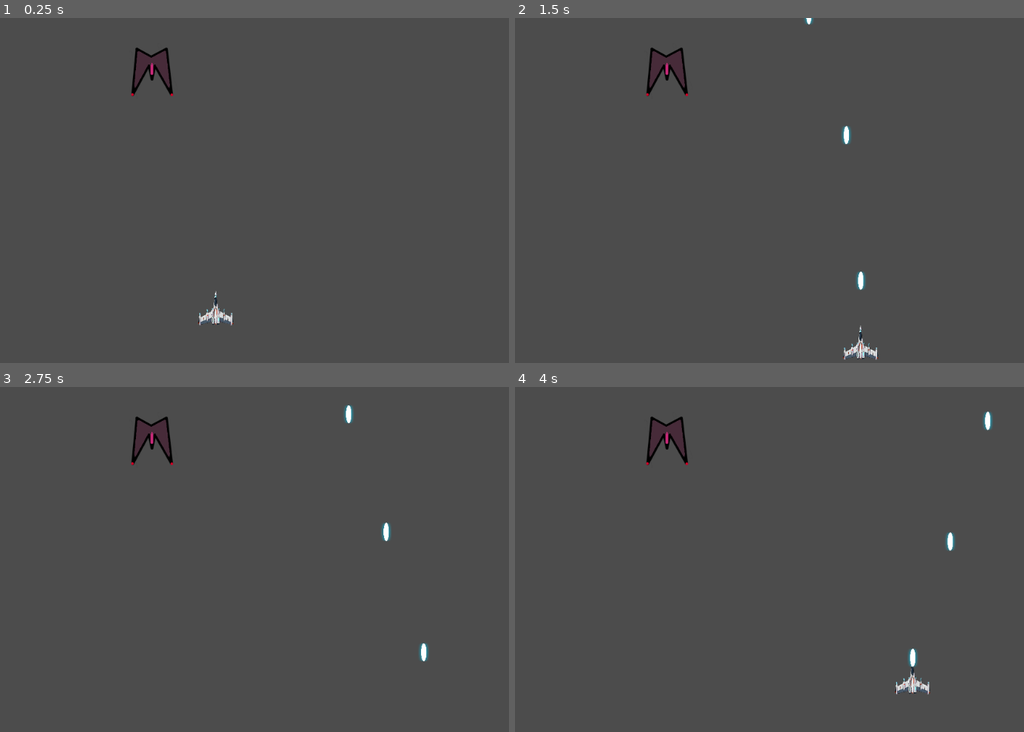
Above: before the commit, frames 1-4 (two rows, left to right).
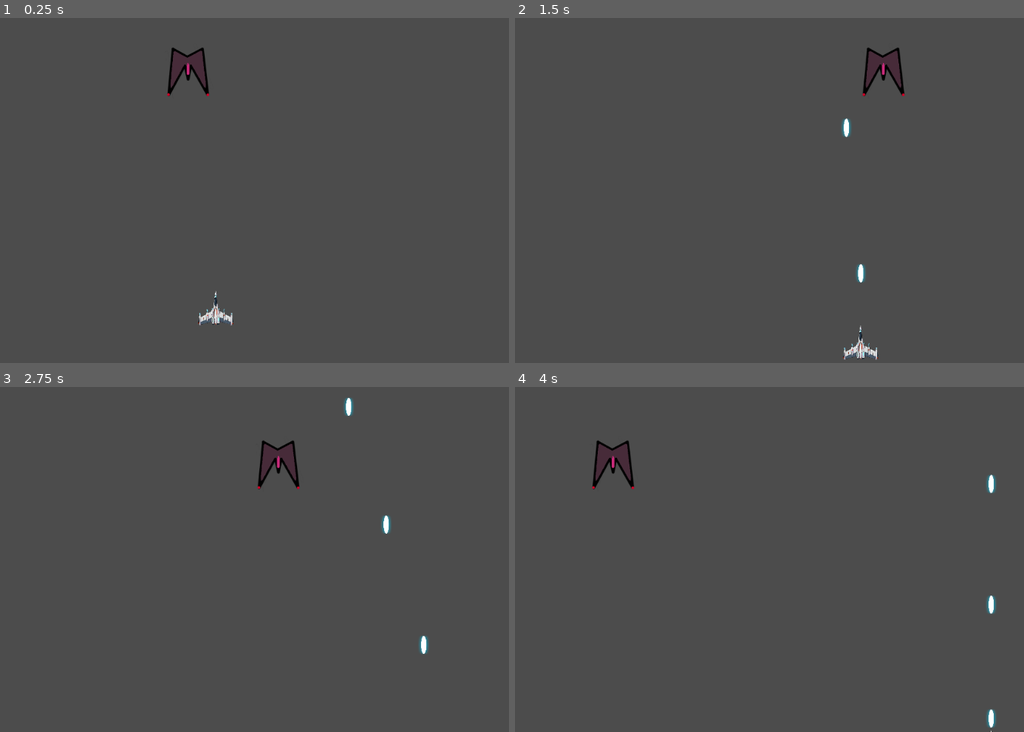
Above: after the commit, the same moments.

Repository: ScanlineStudios/DatingSim
Game: Godot game, scene res://galaga/galaga.tscn
Two runs of this game, one before a commit and one after it. Both use one fixed random seed, a clock stepped at 60 frames per second and the inputs below.
Inputs:
- Up to frame 1 (0.25 s): no input
- Up to frame 2 (1.5 s): hold D (move_right) 0.53-1.28 s; hold Space (fire) 0.53-1.28 s; hold S (move_down) from 1.28 s (still down); tap Space (fire) at 1.35 s
- Up to frame 3 (2.75 s): release S (move_down) at 2.03 s; hold D (move_right) from 2.03 s (still down); hold Space (fire) from 2.03 s (still down)
- Up to frame 4 (4 s): release D (move_right) at 2.78 s; release Space (fire) at 2.78 s; hold W (move_up) 2.78-3.53 s; tap Space (fire) at 2.85 s; hold A (move_left) from 3.53 s (still down); hold Space (fire) from 3.53 s (still down)

The runs differ from the first frame. In frame 1, 1.2% of the frame differs, in the area x 25-42%, y 8-23%; in frame 2, 1.5%; in frame 3, 1.6%; in frame 4, 2.1%, in the area x 15-95%, y 7-100%.

Commit message:
Moving enemy, shot explosion

Diff:
--- /dev/null
+++ b/galaga/Explosion0.gd
@@ -0,0 +1,4 @@
+extends AnimatedSprite
+
+func _on_Explosion0_animation_finished():
+	queue_free()
--- /dev/null
+++ b/galaga/Explosion0.tscn
@@ -0,0 +1,21 @@
+[gd_scene load_steps=4 format=2]
+
+[ext_resource path="res://galaga/explosion.png" type="Texture" id=1]
+[ext_resource path="res://galaga/Explosion0.gd" type="Script" id=2]
+
+[sub_resource type="SpriteFrames" id=1]
+animations = [ {
+"frames": [ ExtResource( 1 ), ExtResource( 1 ), ExtResource( 1 ), ExtResource( 1 ), ExtResource( 1 ) ],
+"loop": true,
+"name": "default",
+"speed": 5.0
+} ]
+
+[node name="Explosion0" type="AnimatedSprite"]
+scale = Vector2( 0.25, 0.25 )
+frames = SubResource( 1 )
+frame = 1
+speed_scale = 2.0
+playing = true
+script = ExtResource( 2 )
+[connection signal="animation_finished" from="." to="." method="_on_Explosion0_animation_finished"]
--- a/galaga/Galaga.tscn
+++ /dev/null
@@ -1,21 +0,0 @@
-[gd_scene load_steps=4 format=2]
-
-[ext_resource path="res://galaga/player/GalagaShip.tscn" type="PackedScene" id=1]
-[ext_resource path="res://galaga/enemies/Enemy0.tscn" type="PackedScene" id=2]
-
-[sub_resource type="TileSet" id=1]
-
-[node name="Galaga" type="Node2D"]
-
-[node name="TileMap" type="TileMap" parent="."]
-tile_set = SubResource( 1 )
-format = 1
-
-[node name="GalagaShip" parent="." instance=ExtResource( 1 )]
-position = Vector2( 504.344, 504.344 )
-bullet_speed = 1000
-
-[node name="Enemy0" parent="." instance=ExtResource( 2 )]
-position = Vector2( 396.15, 92.1501 )
-scale = Vector2( 0.5, 0.5 )
-motion/sync_to_physics = true
--- /dev/null
+++ b/galaga/enemies/Enemy0.gd
@@ -0,0 +1,13 @@
+extends KinematicBody2D
+
+var move_speed = 250
+var move_direction = Vector2.RIGHT
+
+
+func _physics_process(delta):
+	var collision = move_and_collide(move_direction * delta * move_speed)
+	if collision:
+
+		if collision.get_collider().is_in_group("wall"):
+			move_direction = move_direction * -1 # .reflect(collision.normal)
+			move_and_collide(Vector2.DOWN * delta * move_speed * 10)
--- a/galaga/enemies/Enemy0.tscn
+++ b/galaga/enemies/Enemy0.tscn
@@ -1,11 +1,12 @@
-[gd_scene load_steps=4 format=2]
+[gd_scene load_steps=5 format=2]
 
 [ext_resource path="res://galaga/enemies/spaceBad.png" type="Texture" id=1]
+[ext_resource path="res://galaga/enemies/Enemy0.gd" type="Script" id=2]
 
-[sub_resource type="RectangleShape2D" id=2]
+[sub_resource type="RectangleShape2D" id=1]
 extents = Vector2( 74.7502, 83.05 )
 
-[sub_resource type="SpriteFrames" id=3]
+[sub_resource type="SpriteFrames" id=2]
 animations = [ {
 "frames": [ ExtResource( 1 ) ],
 "loop": true,
@@ -14,13 +15,14 @@
 } ]
 
 [node name="Enemy0" type="KinematicBody2D"]
+script = ExtResource( 2 )
 
 [node name="CollisionShape2D" type="CollisionShape2D" parent="."]
 position = Vector2( -4, 5 )
-shape = SubResource( 2 )
+shape = SubResource( 1 )
 
 [node name="AnimatedSprite" type="AnimatedSprite" parent="."]
-frames = SubResource( 3 )
+frames = SubResource( 2 )
 
 [node name="Node2D" type="Node2D" parent="."]
 position = Vector2( 0, 90 )
--- a/galaga/galaga.tscn
+++ b/galaga/galaga.tscn
@@ -1,9 +1,21 @@
-[gd_scene load_steps=4 format=2]
+[gd_scene load_steps=9 format=2]
 
 [ext_resource path="res://galaga/player/GalagaShip.tscn" type="PackedScene" id=1]
 [ext_resource path="res://galaga/enemies/Enemy0.tscn" type="PackedScene" id=2]
 
 [sub_resource type="TileSet" id=1]
+
+[sub_resource type="PhysicsMaterial" id=2]
+
+[sub_resource type="CanvasItemMaterial" id=6]
+
+[sub_resource type="RectangleShape2D" id=3]
+extents = Vector2( 24, 319 )
+
+[sub_resource type="Shader" id=4]
+
+[sub_resource type="ShaderMaterial" id=5]
+shader = SubResource( 4 )
 
 [node name="Galaga" type="Node2D"]
 
@@ -14,9 +26,23 @@
 [node name="GalagaShip" parent="." instance=ExtResource( 1 )]
 position = Vector2( 504.344, 504.344 )
 bullet_speed = 1000
-fire_rate = 0.2
 
 [node name="Enemy0" parent="." instance=ExtResource( 2 )]
 position = Vector2( 396.15, 92.1501 )
 scale = Vector2( 0.5, 0.5 )
-motion/sync_to_physics = true
+
+[node name="Walls" type="StaticBody2D" parent="." groups=[
+"wall",
+]]
+physics_material_override = SubResource( 2 )
+
+[node name="CollisionShape2D" type="CollisionShape2D" parent="Walls"]
+material = SubResource( 6 )
+use_parent_material = true
+position = Vector2( 112, 306 )
+shape = SubResource( 3 )
+
+[node name="CollisionShape2D2" type="CollisionShape2D" parent="Walls"]
+material = SubResource( 5 )
+position = Vector2( 908, 306 )
+shape = SubResource( 3 )
--- a/galaga/player/GalagaShip.tscn
+++ b/galaga/player/GalagaShip.tscn
@@ -20,11 +20,13 @@
 
 [node name="CollisionShape2D" type="CollisionShape2D" parent="."]
 position = Vector2( 0, 9 )
-shape = SubResource( 3 )
+shape = SubResource( 1 )
 
-[node name="AnimatedSprite" type="AnimatedSprite" parent="."]
+[node name="AnimatedSprite" type="AnimatedSprite" parent="." groups=[
+"player",
+]]
 scale = Vector2( 0.2, 0.2 )
 frames = SubResource( 2 )
 
 [node name="FirePoint" type="Node2D" parent="."]
-position = Vector2( 0, -33 )
+position = Vector2( 0, -50 )
--- /dev/null
+++ b/galaga/player/PlayerBullet.gd
@@ -0,0 +1,11 @@
+extends RigidBody2D
+
+var explosion = preload("res://galaga/Explosion0.tscn")
+
+
+func _on_PlayerBullet_body_entered(body):
+	if !body.is_in_group("player"):
+		var explosion_instance = explosion.instance()
+		explosion_instance.position = get_global_position()
+		get_tree().get_root().add_child(explosion_instance)
+		queue_free()
--- a/galaga/player/PlayerBullet.tscn
+++ b/galaga/player/PlayerBullet.tscn
@@ -1,6 +1,7 @@
-[gd_scene load_steps=3 format=2]
+[gd_scene load_steps=4 format=2]
 
 [ext_resource path="res://galaga/player/laser.png" type="Texture" id=1]
+[ext_resource path="res://galaga/player/PlayerBullet.gd" type="Script" id=2]
 
 [sub_resource type="CapsuleShape2D" id=1]
 radius = 8.38458
@@ -8,6 +9,9 @@
 
 [node name="PlayerBullet" type="RigidBody2D"]
 gravity_scale = 0.0
+contacts_reported = 1
+contact_monitor = true
+script = ExtResource( 2 )
 
 [node name="CollisionShape2D" type="CollisionShape2D" parent="."]
 shape = SubResource( 1 )
@@ -16,3 +20,4 @@
 rotation = 1.5708
 scale = Vector2( 0.04, 0.15 )
 texture = ExtResource( 1 )
+[connection signal="body_entered" from="." to="." method="_on_PlayerBullet_body_entered"]
--- a/galaga/player/galagaShip.gd
+++ b/galaga/player/galagaShip.gd
@@ -40,7 +40,7 @@
 	if Input.is_action_pressed("move_right"):
 		direction += RIGHT
 
-	move_and_slide(direction * speed)
+	move_and_collide(direction * speed * delta)
 # Called when the node enters the scene tree for the first time.
 func _ready():
 	# put player ship in initial starting position
Binary file added: galaga/explosion.png
Not shown, added: galaga/explosion.png.import
Not shown: 1 places in galaga/player/GalagaShip.tscn that only renumber resources
